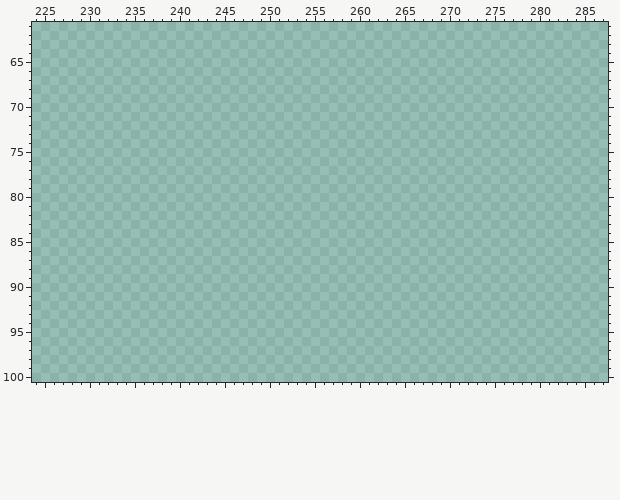
Pixel-art file: resources/asesprite/atlases/atlas-items.aseprite. The first picture shows the starting point.
1024x1024 pixels, 1 frame. Colours within 5 levels of each other are drawn and written as one. Shown: x 224..287, y 61..100.
Once edited:
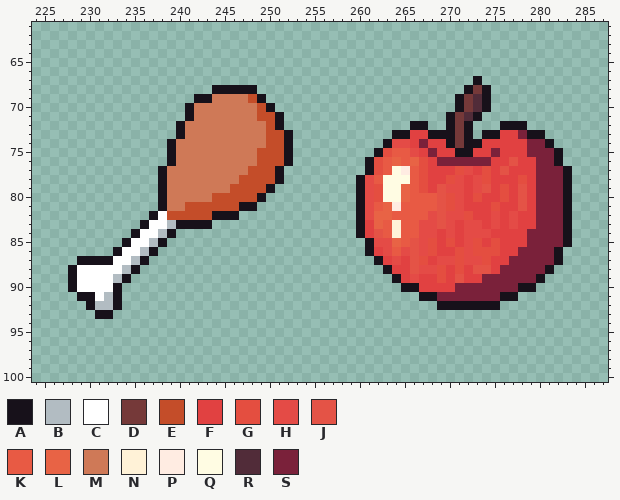
Palette (. is transparent): A #17111a  B #b2bcc2  C #ffffff  D #753939  E #c44d29  F #e14141  G #e44e40  H #e44b46  J #e45346  K #e85a44  L #e86345  M #cf7957  N #fff2d7  P #ffece2  Q #fffce3  R #512c39  S #7a213a
Edits made:
layer "Layer 8" added
Changed rows in their new state; - is an unchanged pixel.
Layer "Layer 8":
first column x 228:
 67 ---------------------------------------------A----------
 68 ----------------AAAAA-----------------------ADA---------
 69 --------------AAMMMMEA---------------------ADRA---------
 70 -------------AMMMMMMMEA--------------------ADRA---------
 71 -------------AMMMMMMMEEA------------------ADRA----------
 72 ------------AMMMMMMMMMEA--------------AA--ADA---AAA-----
 73 ------------AMMMMMMMMMEEA-----------AAFFAAADA-AAFFSAA---
 74 -----------AMMMMMMMMMMEEA----------AHHFSFFADAAFFFFFSSA--
 75 -----------AMMMMMMMMMEEEA---------AGKKHFSFFAAFFSFFFSSSA-
 76 -----------AMMMMMMMMMEEEA--------AGKLKLGFSSSSSSFFJFFSSA-
 77 ----------AMMMMMMMMMEEEA---------AGKQPKGFFFGHFGFJFFFSSSA
 78 ----------AMMMMMMMMEEEEA--------AHKQQQKGFFGHFHGFFFGFSSSA
 79 ----------AMMMMMMMEEEEA---------AHGQQLKGFJHHFHJFGFJFSSSA
 80 ----------AMMMMMEEEEEA----------AHGQQLKKKJGHFGFFGFJFSSSA
 81 ----------AMMEEEEEEAA-----------AHKLPKKKKJGHFFFGFFJFSSSA
 82 ---------ACEEEEEAAA-------------AHLLKKKKHJHHGFFHFHFFSSSA
 83 --------ACCBAAAA----------------AFLKNKKHHJHFHHFHFHFFSSSA
 84 -------ACCBA--------------------AFJKNKKHHFHFHHHFFFFSSSSA
 85 ------ACCBA----------------------AHHLKJHGFGFHGFGFFFSSSSA
 86 -----ACCBA-----------------------AFHKHJHGFFGHGGGFFSSSSA-
 87 -AAAACCBA-------------------------AFHFJGFHHGHHGFFSSSSSA-
 88 ACCCCCBA---------------------------AFFJHHGFGFJJFSSSSSA--
 89 ACCCCBA-----------------------------AFHFFGFJFFSSSSSSA---
 90 ACCCCA-------------------------------AAFFFFSSSSSSSAA----
 91 -AACBA---------------------------------AASSSSSSSAA------
 92 --ABBA-----------------------------------AAAAAAA--------
 93 ---AA---------------------------------------------------
Where, in picture pixels (left, top, right, bottom), the same in both pictures:
added: (356, 76, 572, 310)
added: (68, 85, 293, 319)
